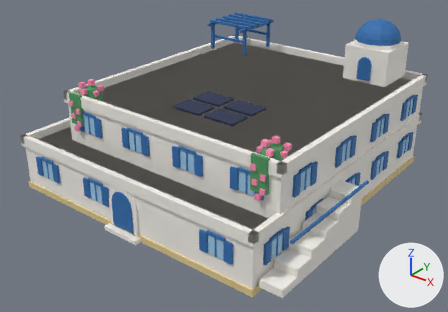
A saved change to the Blender file assets/managed-models/buildings/house-2x2-2f-aegean-a-solar/house-2x2-2f-aegean-a-solar.blend.
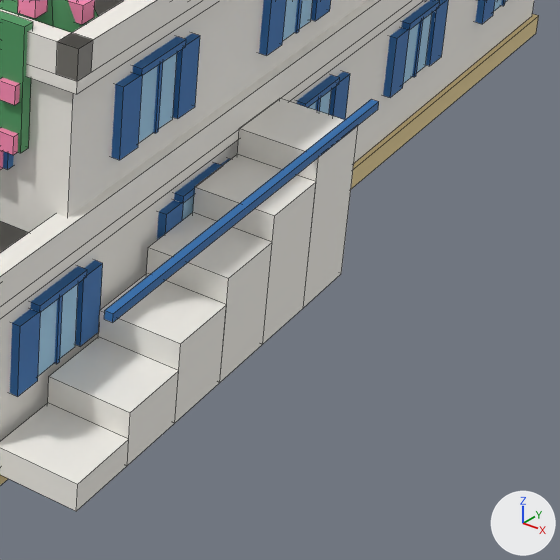
There are two pictures of each version: one whole from a 50 mm lens placed at (2.28, -2.98, 1.98), pointed at (0.02, -0.16, 0.23), one close up on the part from 58% to 94% of the width and 49% to 100% of the height. The lights are fixed; the arrows at lower right show +X, +Y and +Z. The last two pictures show the newer version. The close-ups show mesh edges as thin lines.

The first close-up shows 'house-2x2-2f-aegean-a-solar'.
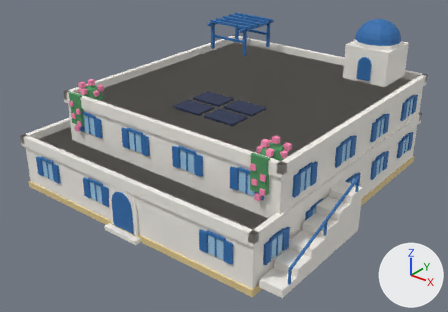
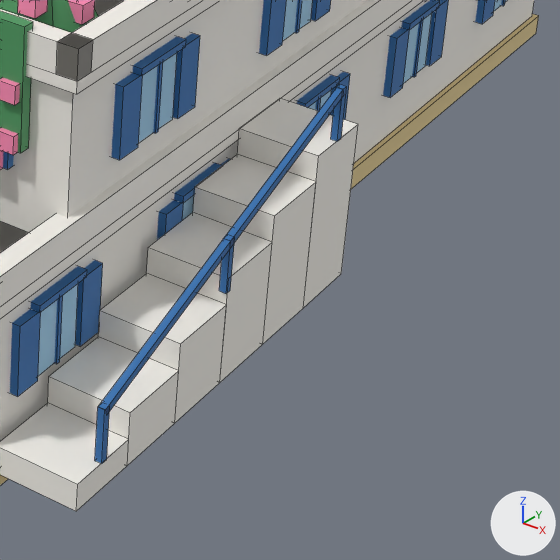
Edits to the scene script, one JSON object a line:
```json
{"block": "me_house_2x2_2f_aegean_a_solar", "where": "# used by ob_house_2x2_2f_aegean_a_solar; location = (0.0, 0.0, 0.0)"}
{"op": "remove", "block": "me_house_2x2_2f_aegean_a_solar", "code": "me_house_2x2_2f_aegean_a_solar.from_pydata(...)  # 2024 vertices, 1531 faces; spans x -1.0..0.99, y -1.0..1.0, z 0.0..1.03"}
{"op": "add", "block": "me_house_2x2_2f_aegean_a_solar", "code": "me_house_2x2_2f_aegean_a_solar.from_pydata(...)  # 2048 vertices, 1549 faces; spans x -1.0..0.99, y -1.0..1.0, z 0.0..1.03"}
{"block": "me_house_2x2_2f_aegean_a_solar", "change": "me_house_2x2_2f_aegean_a_solar part 1: the loose piece of 8 vertices spanning x 0.97..0.99, y -0.85..-0.07, z 0.32..0.33 is turned 19.7 degrees about the x axis through its middle and scaled by 0.885, then moved by (0.0, -0.07, -0.04)"}
{"block": "me_house_2x2_2f_aegean_a_solar", "change": "me_house_2x2_2f_aegean_a_solar part 2: a new loose piece, a box spanning x 0.974..0.986, y -0.856..-0.844, z 0.087..0.179, in mat_m_house_2x2_2f_aegean_a_solar"}
{"block": "me_house_2x2_2f_aegean_a_solar", "change": "me_house_2x2_2f_aegean_a_solar part 3: a new loose piece, a box spanning x 0.974..0.986, y -0.531..-0.519, z 0.203..0.295, in mat_m_house_2x2_2f_aegean_a_solar"}
{"block": "me_house_2x2_2f_aegean_a_solar", "change": "me_house_2x2_2f_aegean_a_solar part 4: a new loose piece, a box spanning x 0.974..0.986, y -0.206..-0.194, z 0.32..0.412, in mat_m_house_2x2_2f_aegean_a_solar"}
```

Pixel boxes (x1, y1, x2, y2) of what changed, in the close-ups (560 x 560 px; the box of a moved part takes in the faces that stretch with it):
```json
{"part": 1, "of": "me_house_2x2_2f_aegean_a_solar", "change": "moved or reshaped", "before": [104, 99, 379, 323], "after": [99, 88, 344, 413]}
{"part": 2, "of": "me_house_2x2_2f_aegean_a_solar", "change": "added", "after": [95, 406, 110, 464], "on screen": "blue"}
{"part": 3, "of": "me_house_2x2_2f_aegean_a_solar", "change": "added", "after": [219, 237, 234, 293], "on screen": "blue"}
{"part": 4, "of": "me_house_2x2_2f_aegean_a_solar", "change": "added", "after": [331, 84, 347, 141], "on screen": "blue"}
```
